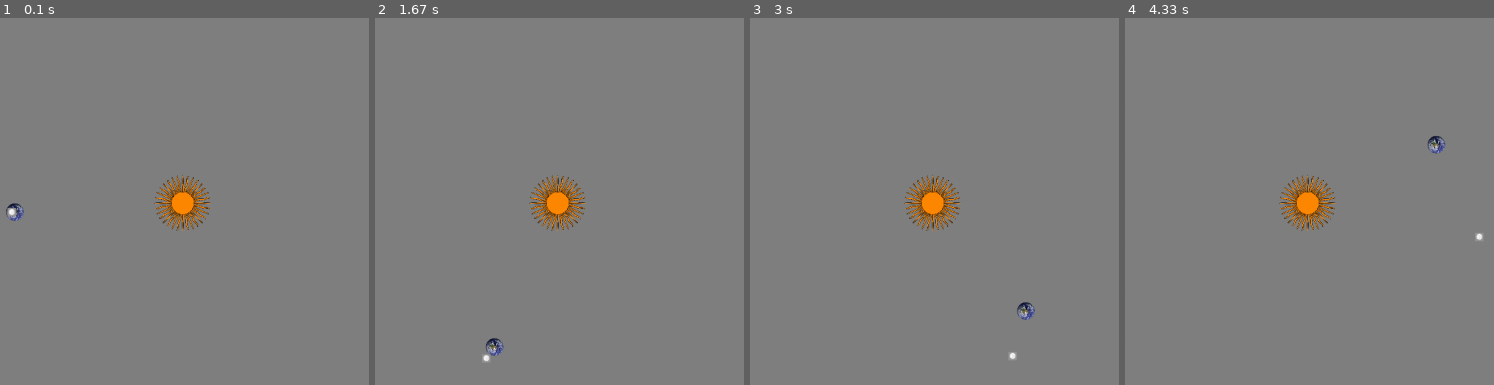
Above: before the commit, frames 1-4 (left to right).
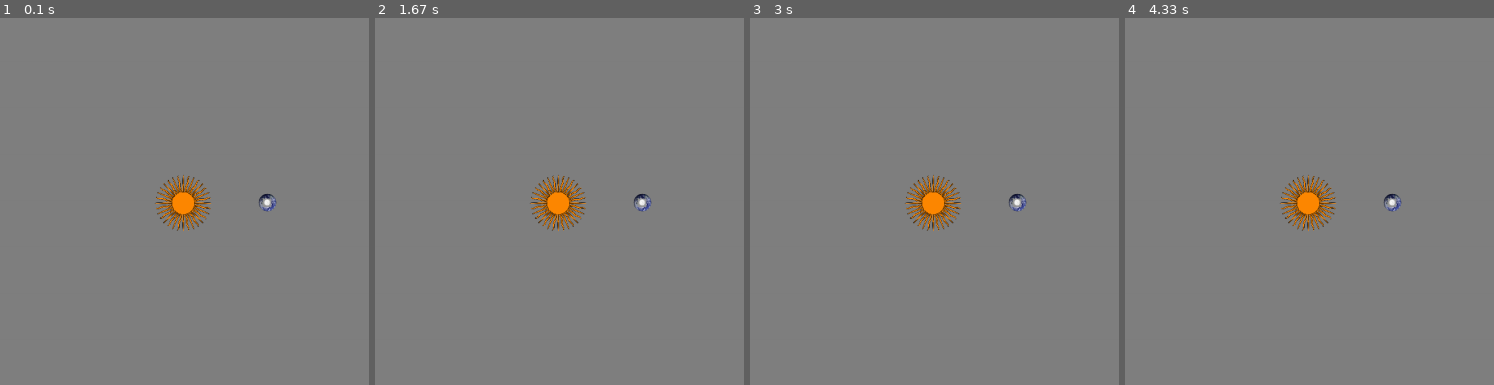
Above: after the commit, the same moments.

Repository: High-Performance-Games/pygame-demo
Game: pygame game, started from gravity_sim.py
The game is run twice, just before and just after one commit, with the same random seed, the same clock (stepped at 60 frames per second) and the same inputs.
Inputs:
- Up to frame 1 (0.1 s): no input
- Up to frame 2 (1.67 s): no input
- Up to frame 3 (3 s): no input
- Up to frame 4 (4.33 s): no input

The runs differ from the first frame. In frame 1, 1.1% of the frame differs, in the area x 1-76%, y 42-59%; in frame 2, 1.1%; in frame 3, 1.1%; in frame 4, 1.1%, in the area x 41-98%, y 32-61%.

Commit message:
More realistic distance. Work in progress

Diff:
--- a/gravity_sim.py
+++ b/gravity_sim.py
@@ -5,7 +5,7 @@
 from pygame import Vector2
 
 from object import Object
-from physics import sunMass, earthMass, moonMass, gravityAcceleration
+from physics import sunMass, earthMass, moonMass, gravityAcceleration, sunToEarth, moonToEarth
 
 playerSpeed = 15
 
@@ -27,11 +27,11 @@
 
 # Load image
 
-sun = Object('Orange_sun_01.png', (width/2, height/2), (100, 100), 0, sunMass)
-moon = Object('moon.png', (sun.position.x - 305, height/2), (15, 15), 90, moonMass)
-earth = Object('earth.png', (sun.position.x - 300, height/2), (35, 35), 90, earthMass)
+sun = Object('Orange_sun_01.png', (0, 0), (100, 100), 0, sunMass)
+moon = Object('moon.png', (sunToEarth + moonToEarth, 0), (15, 15), 90, moonMass)
+earth = Object('earth.png', (sunToEarth, 0), (35, 35), 90, earthMass)
 moon.velocity = Vector2(0, 210)
-earth.velocity = Vector2(0, 200)
+earth.velocity = Vector2(0, 2000000)
 
 earth.active = True
 moon.active = True
--- a/object.py
+++ b/object.py
@@ -1,10 +1,13 @@
 import pygame
 from pygame import Vector2
+
+physicsScale = 10 ** 9
+size = width, height = 1600, 1000
 
 
 class Object:
     def __init__(self, filename, position, size: tuple[float, float], angle: float, mass: float):
-        self.mass:float = mass
+        self.mass: float = mass
         self.angle: float = angle
         self.image = pygame.image.load(filename)
         self.size = Vector2(size[0], size[1])
@@ -20,7 +23,8 @@
             return
         self.velocity += self.acceleration * dt
         self.position += self.velocity * dt
-        self.acceleration = Vector2(0,0)
+        self.acceleration = Vector2(0, 0)
+
     def setRotation(self, newAngle):
         self.angle = newAngle
         self.imageRotated = pygame.transform.rotate(self.imageScaled, self.angle)
@@ -28,4 +32,4 @@
     def draw(self, screen):
         if not self.active:
             return
-        screen.blit(self.imageRotated, self.position - self.size * 0.5)
+        screen.blit(self.imageRotated, self.position/physicsScale - self.size * 0.5 + Vector2(width/2, height/2))
--- a/physics.py
+++ b/physics.py
@@ -10,10 +10,10 @@
 sunRadius = 6.957 * 10 ** 8
 earthRadius = 6.374 * 10 ** 6
 moonRadius = 1.7374 * 10 ** 6
-
+sunToEarth = 1.5 * 10 ** 11
+moonToEarth = 3.85 * 10 ** 8
 otherMass = 1.0
 gravitationalConstant = 6.6743 * 10 ** -11
-physicsScale = 10 ** 6.5
 
 
 # gravitationalConstant = 6.6743 * 10 ** -1
@@ -29,7 +29,7 @@
 
 
 def gravityForce(o1: Object, o2: Object) -> float:
-    radius = o1.position.distance_to(o2.position) * physicsScale
+    radius = o1.position.distance_to(o2.position)
     g = ((o1.mass * o2.mass) * 6.6743 * 10 ** -11) / (radius * radius)
     return g
 
